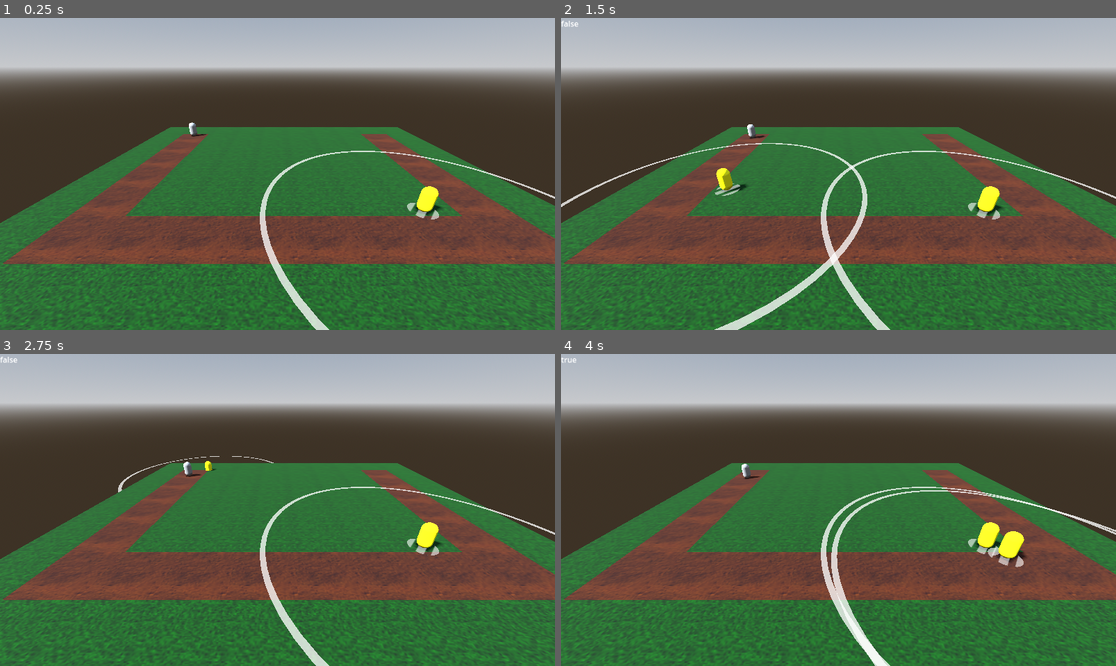
Above: before the commit, frames 1-4 (two rows, left to right).
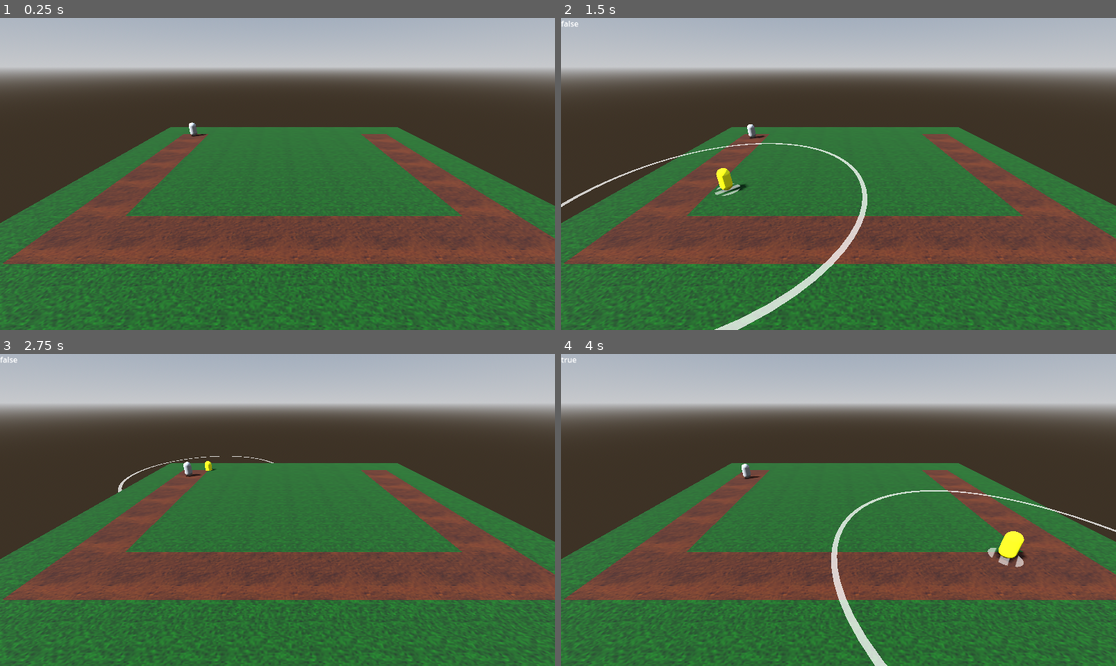
Above: after the commit, the same moments.

Repository: SirRight12/Godot-Tower-Defense
Game: Godot game, scene res://main.tscn
Same seed, same stepped clock (60 frames per second), same inputs: the game is played once before the commit and once after it.
Inputs (mouse positions are in pixels of both pictures, inside the frame that each line leads up to):
- Up to frame 1 (0.25 s): no input
- Up to frame 2 (1.5 s): move the mouse to (960, 158) at 0.52 s; tap 1 (select1) at 0.6 s; tap 2 (select2) at 0.8, 1.35 s; move the mouse to (727, 189) at 1.27 s
- Up to frame 3 (2.75 s): tap 3 (select3) at 1.55, 2.1 s; move the mouse to (333, 441) at 2.02 s; tap 4 (select4) at 2.3 s
- Up to frame 4 (4 s): move the mouse to (810, 572) at 2.77 s; tap 4 (select4) at 2.85 s; tap 5 (select5) at 3.05, 3.6 s; move the mouse to (1005, 556) at 3.52 s; tap 1 (select1) at 3.8 s

The runs differ from the first frame. In frame 1, 1.3% of the frame differs, in the area x 46-100%, y 42-100%; in frame 2, 1.3%; in frame 3, 1.3%; in frame 4, 1.3%.

Commit message:
Adding damaging functionality

Diff:
--- a/DamageTower.gd
+++ b/DamageTower.gd
@@ -3,3 +3,11 @@
 class_name DamageTower
 @export var damage:int = 1
 @export var attack_speed:float = 1
+func _ready():
+	pass
+func get_tower_util(util_name:String) -> Node3D:
+	return find_child(util_name)
+func show_range():
+	get_tower_util("Range").visible = true
+func hide_range():
+	get_tower_util("Range").visible = false
--- a/Raycast.gd
+++ b/Raycast.gd
@@ -16,6 +16,7 @@
 	place_holder_tower = tower_selected.instantiate()
 	current_selected = tower_selected
 	get_parent_node_3d().add_child(place_holder_tower)
+	place_holder_tower.show_range()
 	move_tower_to_mouse()
 func revoke_placeholder():
 	if !place_holder_tower: return
--- a/Tower.gd
+++ b/Tower.gd
@@ -4,3 +4,10 @@
 @export var range:float = 1.0
 @export var cost:int = 100
 @export var upgrades:Array[Upgrade]
+
+func get_tower_util(util_name:String) -> Node3D:
+	return find_child(util_name)
+func show_range():
+	get_tower_util("Range").visible = true
+func hide_range():
+	get_tower_util("Range").visible = false
--- a/main.tscn
+++ b/main.tscn
@@ -95,6 +95,3 @@
 speedy = ExtResource("7_lhytt")
 
 [node name="Easy" parent="." instance=ExtResource("6_bcsvp")]
-
-[node name="Tower" parent="." instance=ExtResource("2_6v55k")]
-transform = Transform3D(1, 0, 0, 0, 1, 0, 0, 0, 1, 5.39183, 0.15, 4.84481)
